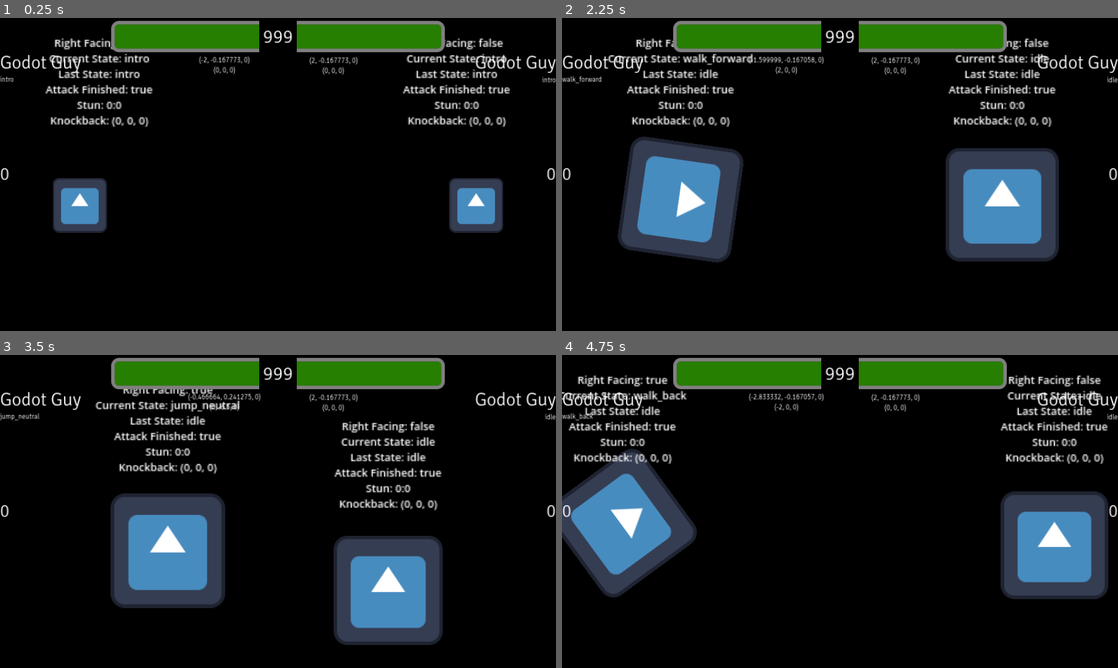
Above: before the commit, frames 1-4 (two rows, left to right).
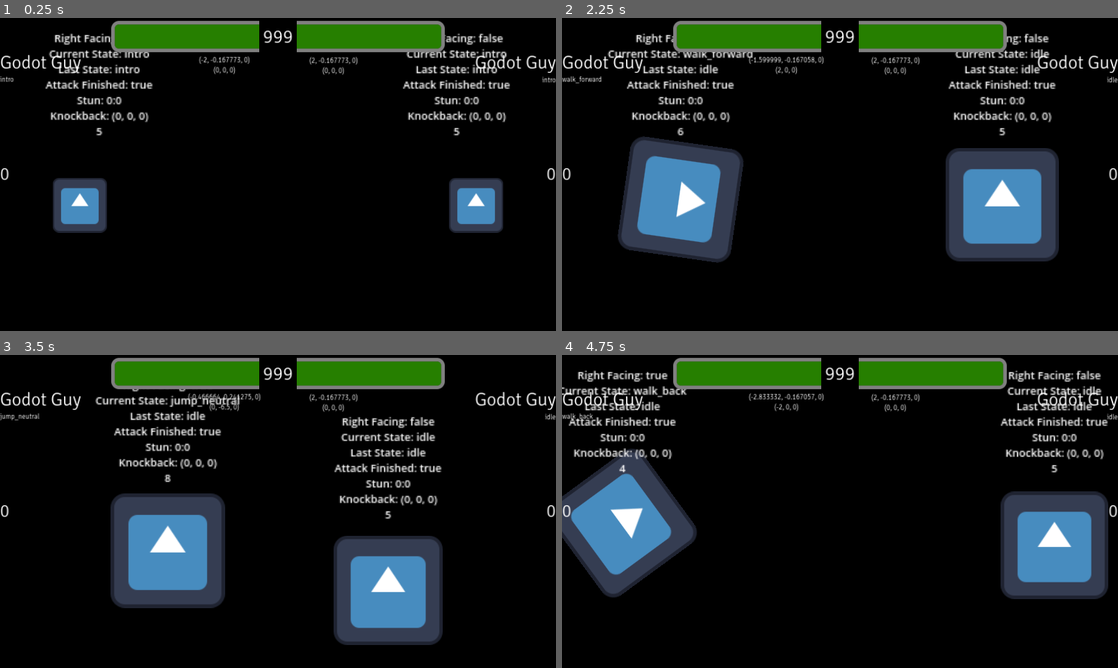
Above: after the commit, the same moments.

Repository: SHyguymoll/FightingGameEngineExampleCharacter
Game: Godot game, scene res://Test Character/TestCharacter.tscn
Two runs of this game, one before a commit and one after it. Both use one fixed random seed, a clock stepped at 60 frames per second and the inputs below. The engine's default icon, where the game draws it, is replaced by a stand-in: a white triangle on a blue panel in a dark square.
Inputs:
- Up to frame 1 (0.25 s): no input
- Up to frame 2 (2.25 s): hold D (first_right) 0.53-1.28 s; hold S (first_down) 1.28-2.03 s; hold D (first_right) from 2.03 s (still down)
- Up to frame 3 (3.5 s): release D (first_right) at 2.78 s; hold W (first_up) from 2.78 s (still down)
- Up to frame 4 (4.75 s): release W (first_up) at 3.53 s; hold A (first_left) from 3.53 s (still down)

The runs differ from the first frame. In frame 1, 4.9% of the frame differs, in the area x 8-92%, y 4-38%; in frame 2, 4.9%; in frame 3, 5.2%; in frame 4, 5.3%, in the area x 0-99%, y 4-38%.

Commit message:
adjusted debug data to be easier to edit

Diff:
--- a/GodotGuy/MainScript.gd
+++ b/GodotGuy/MainScript.gd
@@ -114,7 +114,21 @@
 func _ready():
 	animate.play(basic_anim_state_dict[current_state] + (anim_right_suf if right_facing else anim_left_suf))
 func _process(_delta):
-	$DebugData.text = "Right Facing: %s\nCurrent State: %s\nLast State: %s\nAttack Finished: %s\nStun: %s:%s\nKnockback: %s" % [right_facing, states.keys()[current_state], states.keys()[previous_state], attack_ended, stun_time_current, stun_time_start, kback]
+	$DebugData.text = """Right Facing: %s
+	Current State: %s
+	Last State: %s
+	Attack Finished: %s
+	Stun: %s:%s
+	Knockback: %s
+	%s""" % [
+		right_facing,
+		states.keys()[current_state],
+		states.keys()[previous_state],
+		attack_ended,
+		stun_time_current,
+		stun_time_start,
+		kback,
+		convert_inputs_into_numpad_notation()[-1]]
 
 var attack_return_state := {
 	"attack_normal/stand_a": states.idle,
--- a/GodotGuy/scenes/GodotGuy.tscn
+++ b/GodotGuy/scenes/GodotGuy.tscn
@@ -5299,8 +5299,8 @@
 tracks/1/interp = 1
 tracks/1/loop_wrap = true
 tracks/1/keys = {
-"times": PackedFloat32Array(0.316667),
-"transitions": PackedFloat32Array(1),
+"times": PackedFloat32Array(0, 0.316667),
+"transitions": PackedFloat32Array(1, 1),
 "values": [{
 "args": [Vector3(0.875549, 0.685474, 0.04), 0, 3.5, 5.0, 1.0, 10, 5, 0, Vector3(4, 3, 0), Vector3(2, -2, 0), "mid"],
 "method": &"create_projectile"
@@ -5637,7 +5637,7 @@
 animate = NodePath("AnimationPlayer")
 
 [node name="DebugData" type="Label3D" parent="."]
-transform = Transform3D(1, 0, 0, 0, 1, 0, 0, 0, 1, 0, 2.03479, 0)
+transform = Transform3D(1, 0, 0, 0, 1, 0, 0, 0, 1, 0, 2, 0)
 billboard = 2
 text = "DEBUG STUFF"
 font_size = 24
